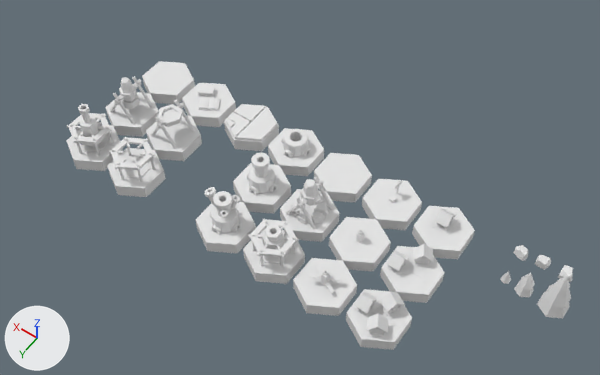
Two versions of the FBX model Assets/GameAsset/FBX/m_part_1.fbx, one commit apart.
Before and after are seen from a camera (50 mm lens) standing at (-5.35, 15.64, 22.4) and looking at (4.58, 1.75, 0.56). The axes (+X, +Y, +Z) are drawn at lower left. The lights are the same throughout. Where no turn or scale is listed for an object, it has been applied to the vertices.

The first picture shows 'Center_1', 'Center_2', 'Center_3', 'Metallurgy_2', 'Metallurgy_3', 'Quarry_1', 'Quarry_3', 'Sawmill_1', 'Sawmill_2', 'Sawmill_3', 'School_2', 'Weapon_1', '田'.
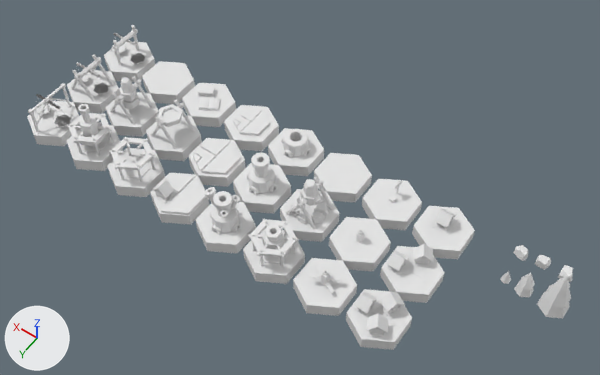
Pixel boxes [x1, y1, x2, y2] of what changed, in the pictures (600 x 375 px):
'田', rescaled (30% narrower, 26% shorter): before [225, 104, 277, 141]; after [233, 109, 269, 136]
'Market_3', added: after [27, 101, 80, 146]
'田.001', added: after [192, 139, 241, 175]
'田.002', added: after [161, 173, 207, 215]
'Market_1', added: after [104, 42, 155, 82]
'Market_2', added: after [67, 70, 120, 113]
'Farm_2', added: after [188, 138, 245, 187]
'Farm_3', added: after [150, 175, 210, 225]
'Frame_2.002', added: after [71, 54, 114, 102]
'Frame_3_iron', added: after [28, 83, 73, 134]
'Building.002', added: after [152, 180, 175, 203]
'Frame_2.007', added: after [35, 94, 71, 127]
'Frame_2.003', added: after [112, 25, 139, 65]
'Frame_2.005', added: after [74, 62, 109, 95]
'Frame_2.004', added: after [111, 33, 145, 64]

The change, as a diff of the scene's bpy script:
```diff
--- a/Assets/GameAsset/FBX/m_part_1.fbx.py
+++ b/Assets/GameAsset/FBX/m_part_1.fbx.py
@@ ob_田 @@
 ob_田.location = (0.0, 0.0, 0.0)
+ob_田.scale = (0.7, 1.0, 0.7)
@@ ob_market_2 @@
+ob_market_2 = bpy.data.objects.new('Market_2', me_柱体_007.copy())  # the mesh of ob_quarry_3
+ob_market_2.location = (14.0, 2.0, -0.5)
@@ ob_frame_3_iron @@
+ob_frame_3_iron = bpy.data.objects.new('Frame_3_iron', me_平面_002)  # 128 vertices, 114 faces; spans x -0.09..0.09, y -0.09..1.65, z 0.09..1.18; in mat_frame_3_iron (white #e7e7e7)
+ob_frame_3_iron.location = (14.0, 3.22, -0.09)
@@ ob_farm_2 @@
+ob_farm_2 = bpy.data.objects.new('Farm_2', me_柱体_007.copy())  # the mesh of ob_quarry_3
+ob_farm_2.location = (8.0, 2.0, -0.5)
@@ ob_frame_2_003 @@
+ob_frame_2_003 = bpy.data.objects.new('Frame_2.003', me_柱体_041)  # a 6-sided cylinder along z spanning x -0.058..0.058, y -0.57..-0.437, z -1.171..0.26; a 6-sided cylinder along z spanning x -0.058..0.058, y 0.437..0.57, z -1.171..0.26; a 6-sided cylinder along y spanning x -0.085..0.085, y -0.61..0.61, z -0.126..0.069; in mat_frame_1 (white #e7e7e7)
+ob_frame_2_003.location = (14.0, 0.0, 0.92)
@@ ob_田_001 @@
+ob_田_001 = bpy.data.objects.new('田.001', me_柱体_029)  # 98 vertices, 90 faces; spans x -0.74..0.74, y -0.84..0.84, z 0.5..0.6; in mat_farm (white #e7e7e7)
+ob_田_001.location = (8.0, 2.0, -0.5)
@@ ob_building_002 @@
+ob_building_002 = bpy.data.objects.new('Building.002', me_立方体_003)  # 118 vertices, 91 faces; spans x -0.339..0.276, y -0.318..0.21, z -0.302..0.302; in mat_building (white #e7e7e7)
+ob_building_002.location = (8.43, 4.36, 0.29)
@@ ob_田_002 @@
+ob_田_002 = bpy.data.objects.new('田.002', me_柱体_031)  # 56 vertices, 52 faces; spans x -0.82..0.82, y -0.94..0.94, z 0.5..0.6; in mat_farm (white #e7e7e7)
+ob_田_002.location = (8.0, 4.0, -0.5)
@@ ob_farm_3 @@
+ob_farm_3 = bpy.data.objects.new('Farm_3', me_柱体_007.copy())  # the mesh of ob_quarry_3
+ob_farm_3.location = (8.0, 4.0, -0.5)
@@ ob_frame_2_007 @@
+ob_frame_2_007 = bpy.data.objects.new('Frame_2.007', me_柱体_054)  # 128 vertices, 108 faces; spans x -0.8..0.8, y -0.26..0.26, z 0.26..1.0; in mat_market_2 (white #e7e7e7)
+ob_frame_2_007.location = (14.0, 4.0, -0.09)
@@ ob_market_3 @@
+ob_market_3 = bpy.data.objects.new('Market_3', me_柱体_007.copy())  # the mesh of ob_quarry_3
+ob_market_3.location = (14.0, 4.0, -0.5)
@@ ob_frame_2_005 @@
+ob_frame_2_005 = bpy.data.objects.new('Frame_2.005', me_柱体_053)  # 128 vertices, 108 faces; spans x -0.8..0.8, y -0.26..0.26, z 0.26..1.02; in mat_market (white #e7e7e7)
+ob_frame_2_005.location = (14.0, 2.0, -0.09)
@@ ob_frame_2_004 @@
+ob_frame_2_004 = bpy.data.objects.new('Frame_2.004', me_柱体_053.copy())
+ob_frame_2_004.location = (14.0, 0.0, -0.09)
@@ ob_market_1 @@
+ob_market_1 = bpy.data.objects.new('Market_1', me_柱体_007.copy())  # the mesh of ob_quarry_3
+ob_market_1.location = (14.0, 0.0, -0.5)
@@ ob_frame_2_002 @@
+ob_frame_2_002 = bpy.data.objects.new('Frame_2.002', me_柱体_040)  # 60 vertices, 50 faces; spans x -0.642..0.642, y -0.61..0.61, z -1.036..0.248; in mat_frame_1 (white #e7e7e7)
+ob_frame_2_002.location = (14.0, 2.0, 0.92)
```
